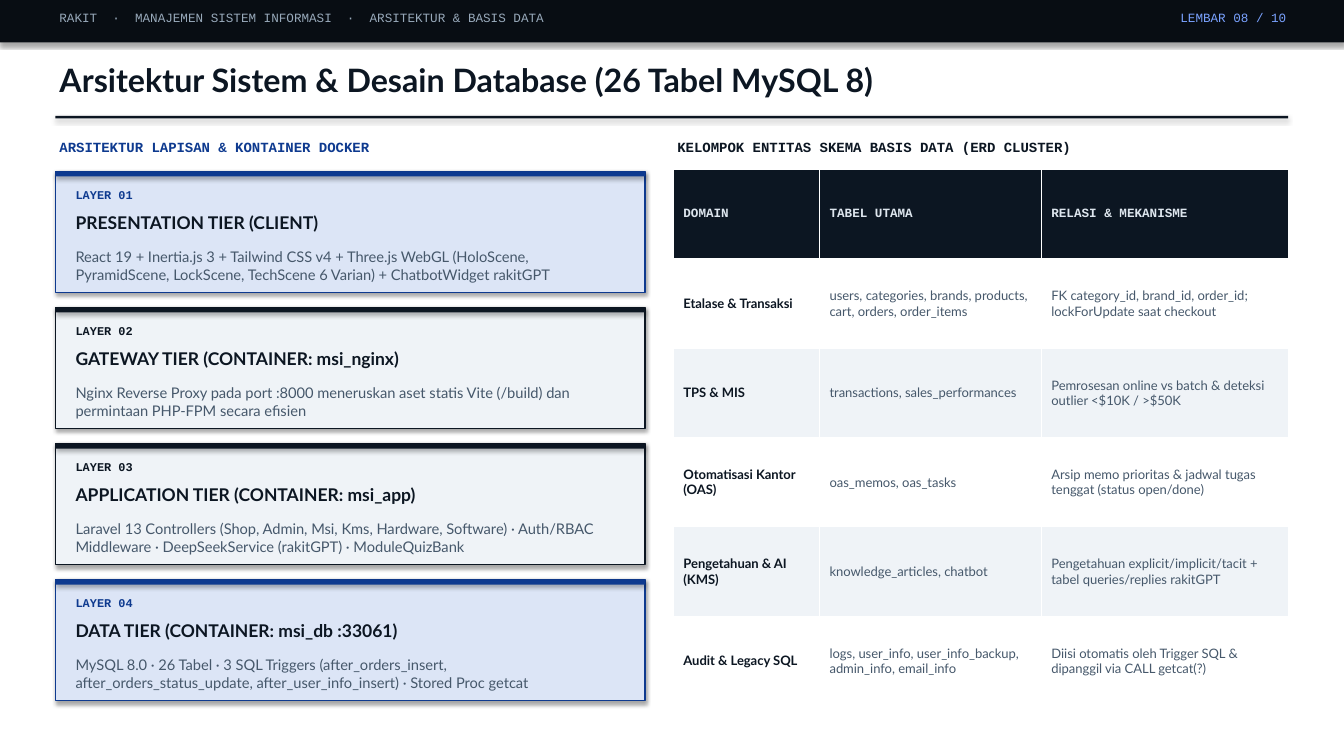
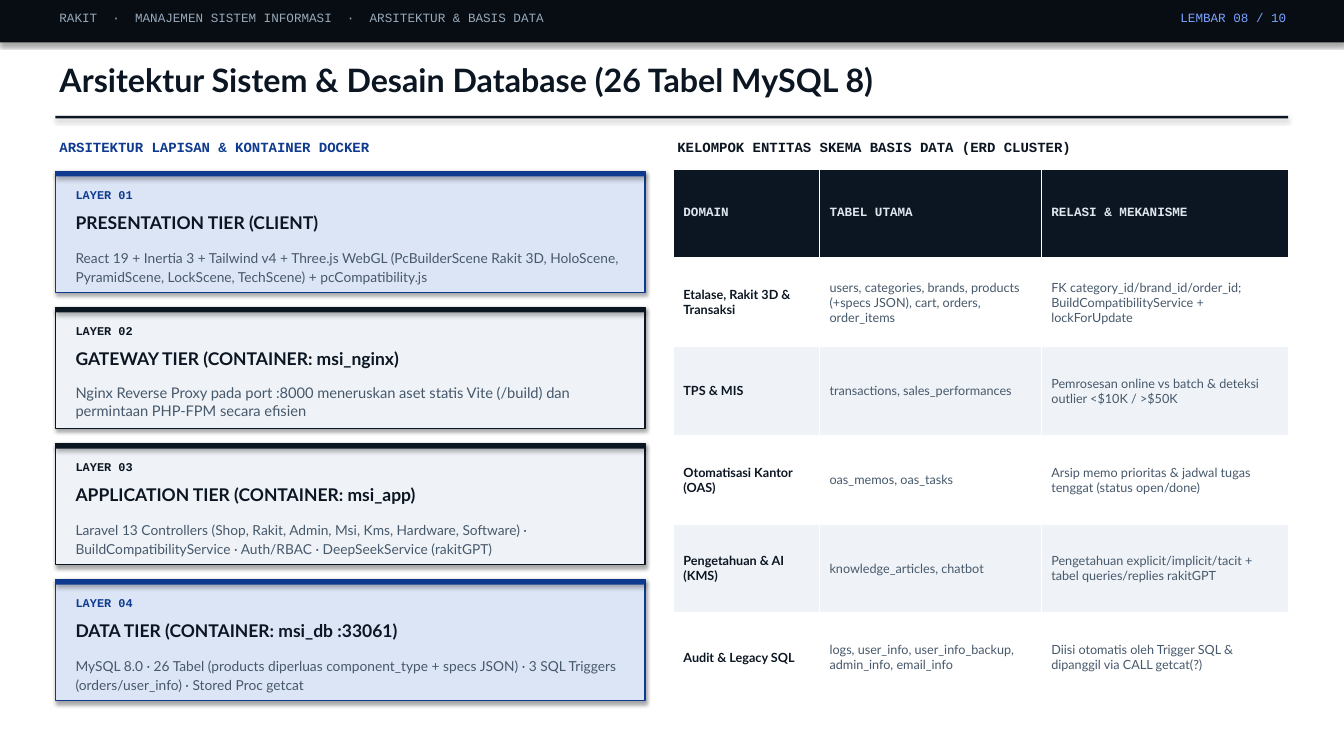
Before and after one commit to RaffaelVeneh/rakit, a slide deck: slide 8 of Presentasi_Proyek_MSI_RAKIT.pptx. Drawn at 1344x756 pixels with LibreOffice and Linux fonts; fonts in the diff are those of the drawing. Boxes give left, top, right and bottom in pixels: in the first picture for what was removed or moved away, otherwise in the second. Text is boxed around its words. In the diff, an @@ line names an element or a change of style, - is before the commit and + after.

```diff
--- a/Presentasi_Proyek_MSI_RAKIT.pptx
+++ b/Presentasi_Proyek_MSI_RAKIT.pptx
@@ table at bbox=[674, 169, 1289, 702] @@
-row 2: Etalase & Transaksi | users, categories, brands, products, cart, orders, order_items | FK category_id, brand_id, order_id; lockForUpdate saat checkout
+row 2: Etalase, Rakit 3D & Transaksi | users, categories, brands, products (+specs JSON), cart, orders, order_items | FK category_id/brand_id/order_id; BuildCompatibilityService + lockForUpdate
@@ size 9.3 to 9 pt in "TPS & MIS", "transactions, sales_performances", "Pemrosesan online vs batch & deteksi outlier ...", "Otomatisasi Kantor (OAS)" and 8 more places @@
@@ text at bbox=[76, 252, 618, 285]: text changed; size 10.5 to 9.8 pt @@
-React 19 + Inertia.js 3 + Tailwind CSS v4 + Three.js WebGL (HoloScene, PyramidScene, LockScene, TechScene 6 Varian) + ChatbotWidget rakitGPT
+React 19 + Inertia 3 + Tailwind v4 + Three.js WebGL (PcBuilderScene Rakit 3D, HoloScene, PyramidScene, LockScene, TechScene) + pcCompatibility.js
@@ text at bbox=[76, 524, 520, 557]: text changed; size 10.5 to 9.8 pt @@
-Laravel 13 Controllers (Shop, Admin, Msi, Kms, Hardware, Software) · Auth/RBAC Middleware · DeepSeekService (rakitGPT) · ModuleQuizBank
+Laravel 13 Controllers (Shop, Rakit, Admin, Msi, Kms, Hardware, Software) · BuildCompatibilityService · Auth/RBAC · DeepSeekService (rakitGPT)
@@ text at bbox=[76, 660, 616, 693]: text changed; size 10.5 to 9.8 pt @@
-MySQL 8.0 · 26 Tabel · 3 SQL Triggers (after_orders_insert, after_orders_status_update, after_user_info_insert) · Stored Proc getcat
+MySQL 8.0 · 26 Tabel (products diperluas component_type + specs JSON) · 3 SQL Triggers (orders/user_info) · Stored Proc getcat
```
Also in this commit, not shown: 9 other slides changed, 8 other files.
